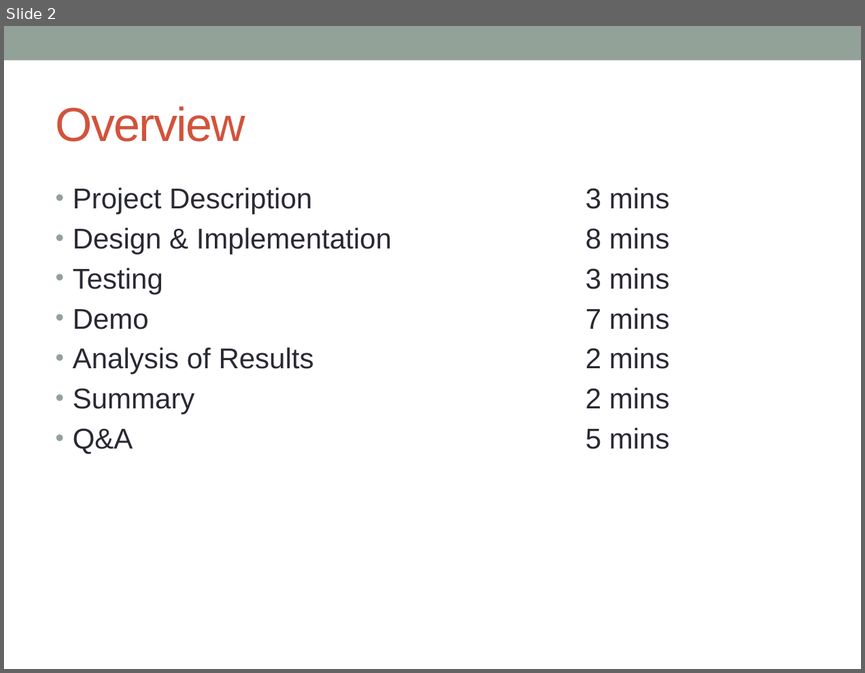
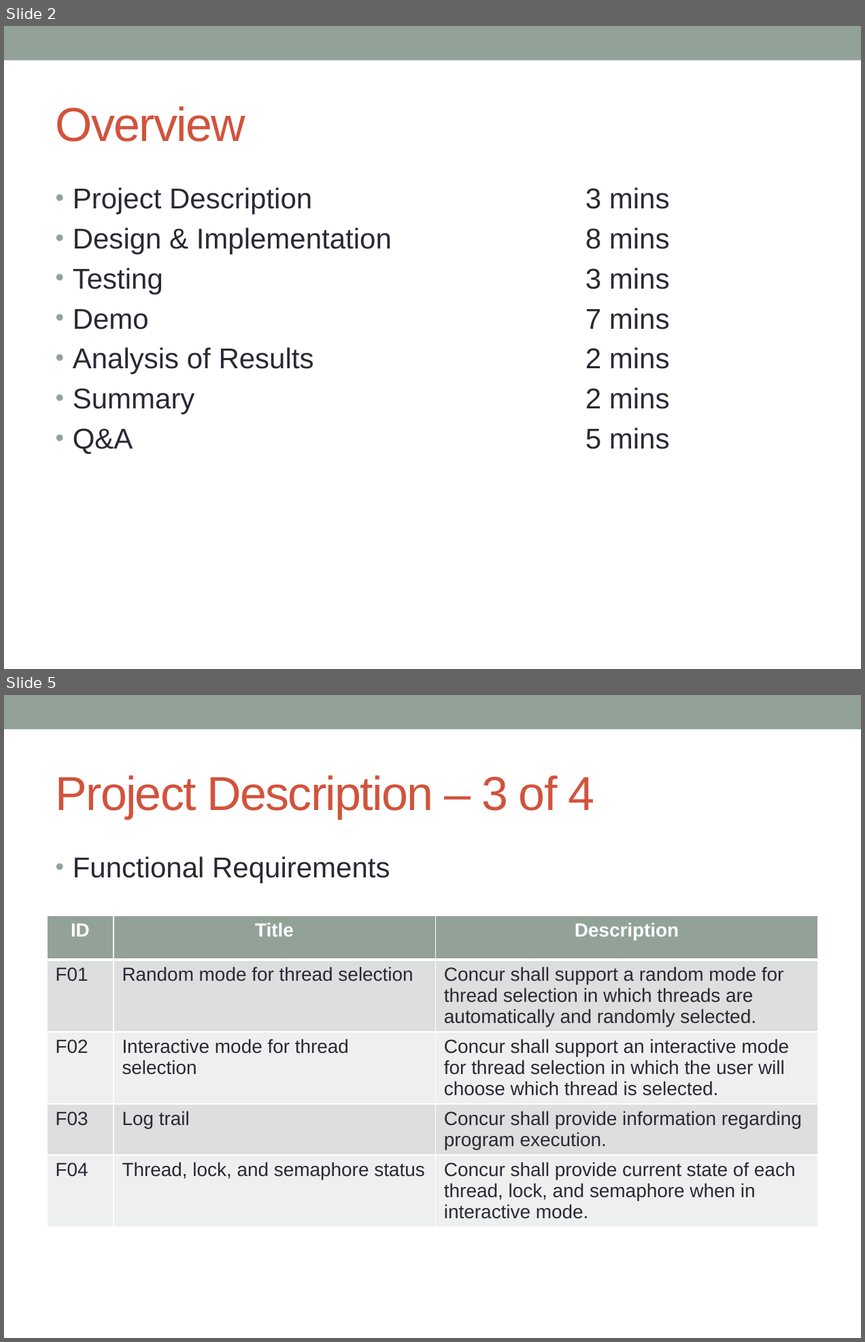
Before and after one commit to concurTestFramework/concurTestFramework, a slide deck: Documents/Concur_Presentation.pptx. Shown one above the other, each under a label of ours: slide 2 before the commit, slides 2 and 5 after it; the slides between them are not shown. The pictures are 865x673 and 865x1342 pixels, drawn with LibreOffice and Linux fonts; fonts in the diff are those of the drawing. Boxes give left, top, right and bottom in pixels: in the first picture for what was removed or moved away, otherwise in the second. Text is boxed around its words. In the diff, an @@ line names an element or a change of style, - is before the commit and + after.

```diff
--- a/Documents/Concur_Presentation.pptx
+++ b/Documents/Concur_Presentation.pptx
@@ slide 5 added at [4, 695, 861, 1338], background #FFFFFF; not listed: 1 template element that a slide beside it also shows @@
@@ title added at [56, 775, 594, 819], 40 pt, text #D2533C @@
+Project Description – 3 of 4
@@ text added at [73, 856, 390, 883], 24 pt, text #292934 @@
+  • Functional Requirements
@@ table added at [47, 915, 819, 1245], 5 rows, 3 columns @@
+ID | Title | Description
+F01 | Random mode for thread selection | Concur shall support a random mode for thread selection in which threads are automatically and randomly selected.
+F02 | Interactive mode for thread selection | Concur shall support an interactive mode for thread selection in which the user will choose which thread is selected.
+F03 | Log trail | Concur shall provide information regarding program execution.
+F04 | Thread, lock, and semaphore status | Concur shall provide current state of each thread, lock, and semaphore when in interactive mode.
```
Also in this commit, not shown: 2 slides changed, 13 other slides added, 1 slide removed.
